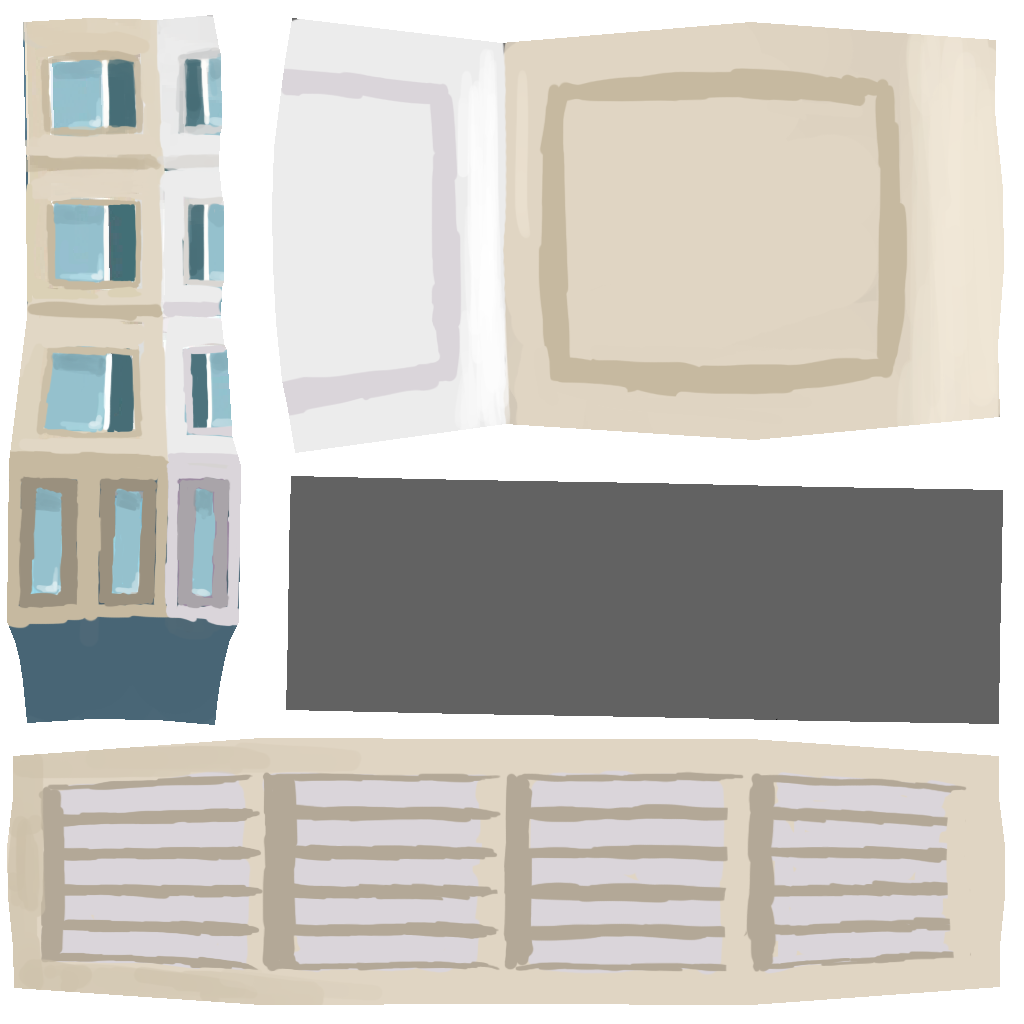
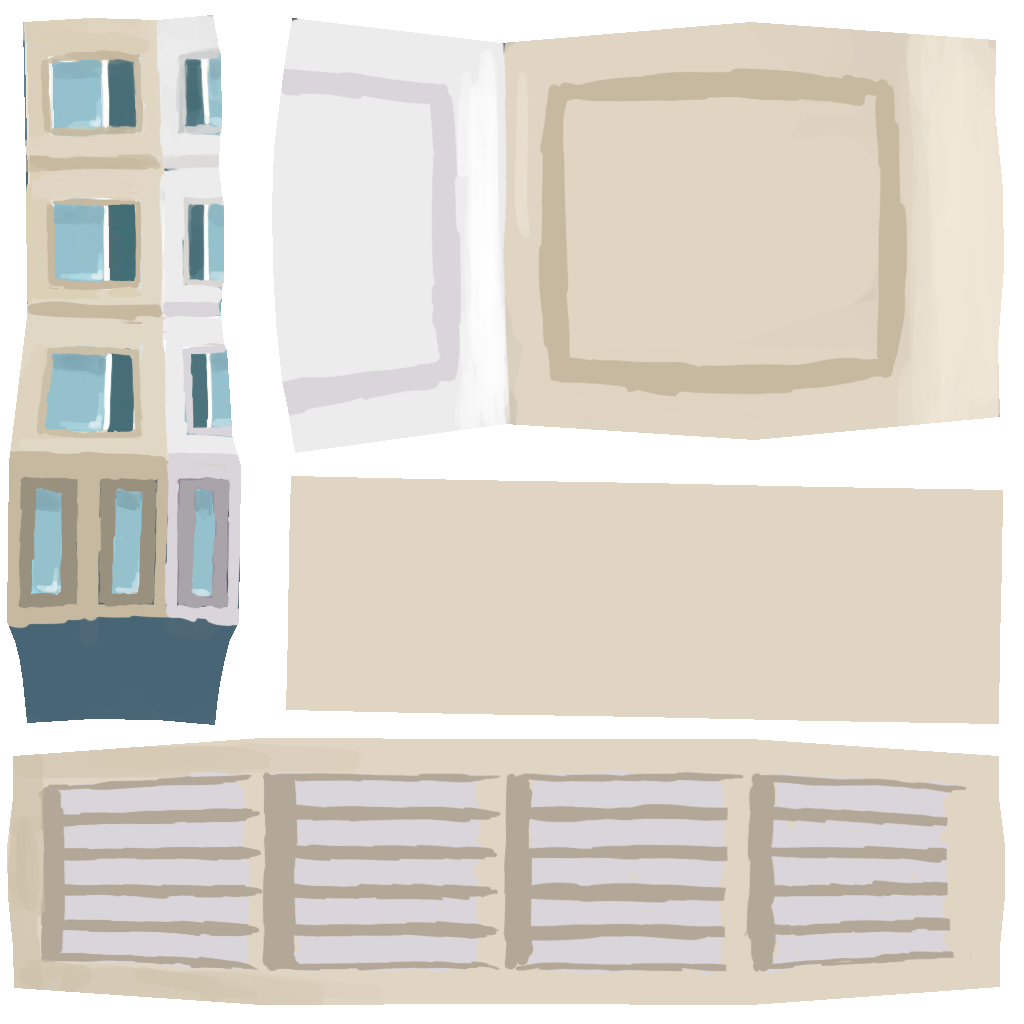
The second 1024 × 1024 image is a revision of the first. Changes to its layers:
painted on "Layer 8" over [286, 476, 1003, 724]
